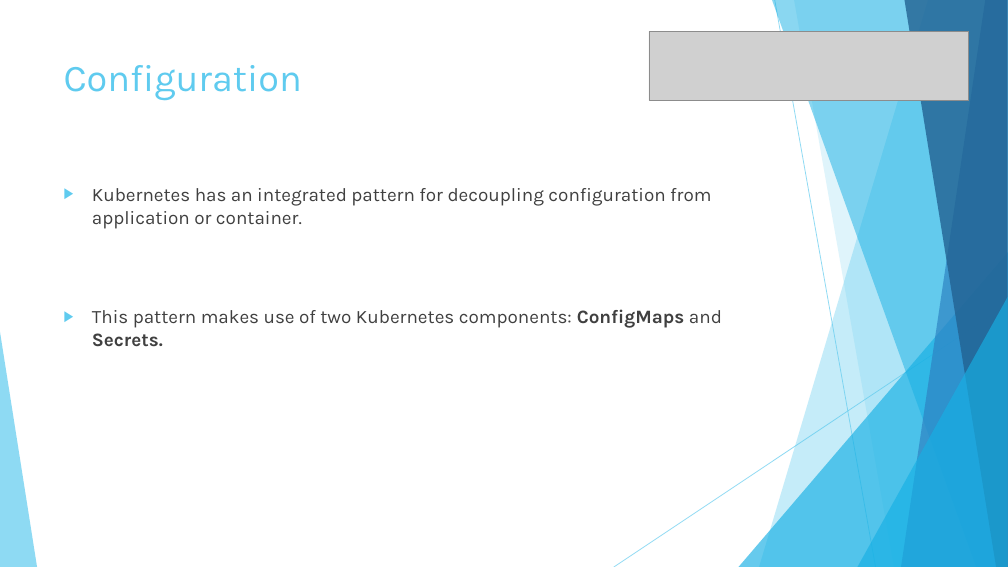
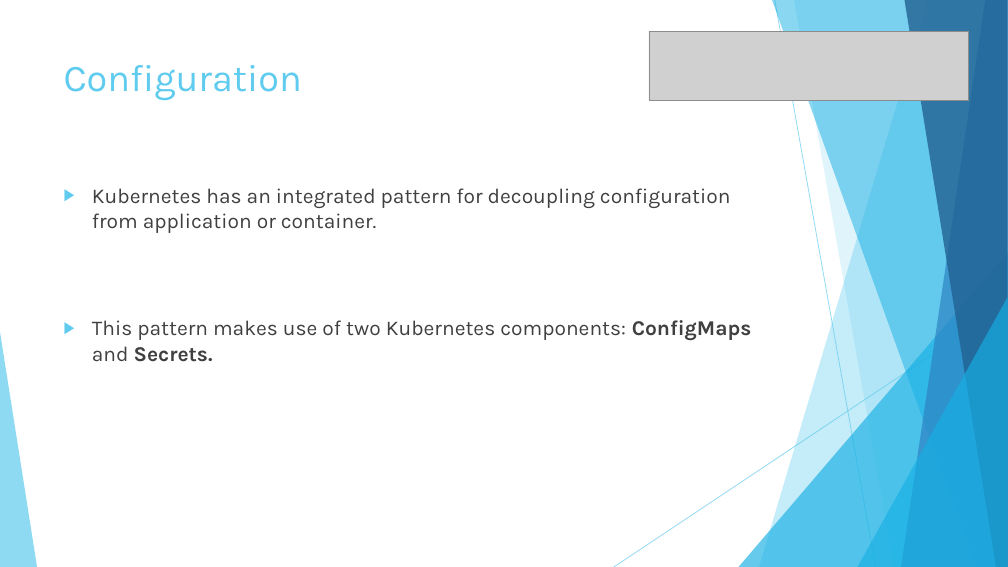
Before and after one commit to fsforza/kubernetes-demo, a slide deck: slide 14 of slides/kube-demo.pptx. Drawn at 1008x567 pixels with LibreOffice and Linux fonts; fonts in the diff are those of the drawing; grey boxes stand for pictures. Boxes give left, top, right and bottom in pixels: in the first picture for what was removed or moved away, otherwise in the second. Text is boxed around its words. In the diff, an @@ line names an element or a change of style, - is before the commit and + after.

```diff
--- a/slides/kube-demo.pptx
+++ b/slides/kube-demo.pptx
@@ text "Kubernetes has an integrated pattern ..." at box(92, 188, 752, 362): size 18 to 20 pt @@
```
Also in this commit, not shown: 13 other slides changed.
